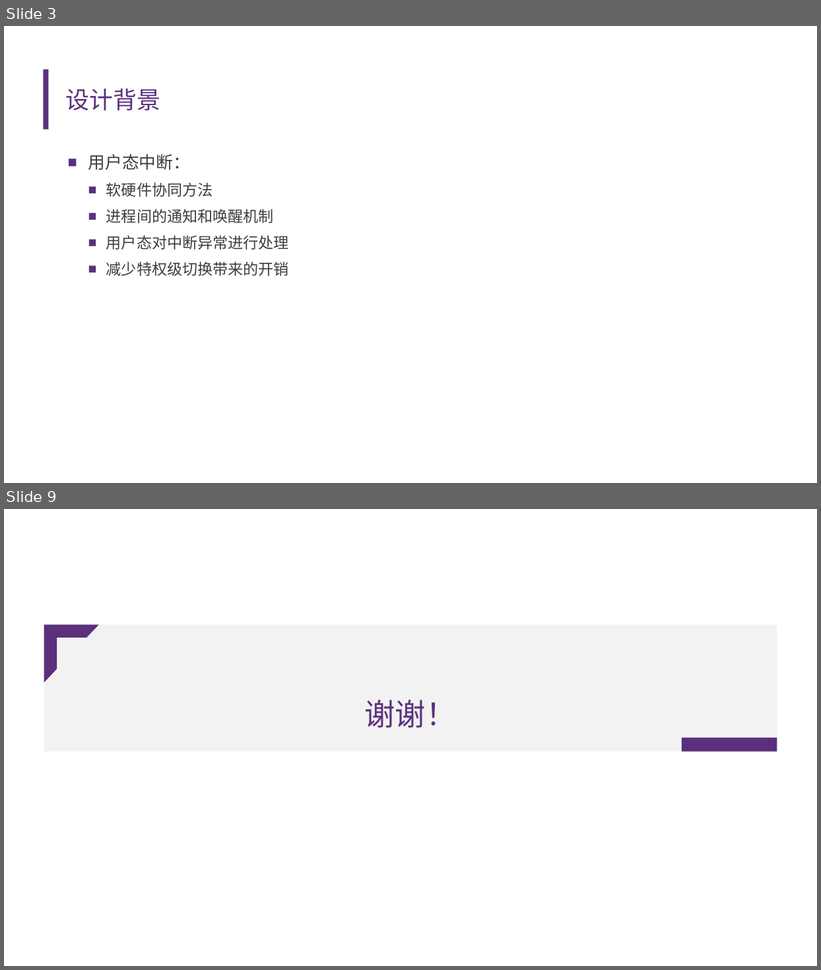
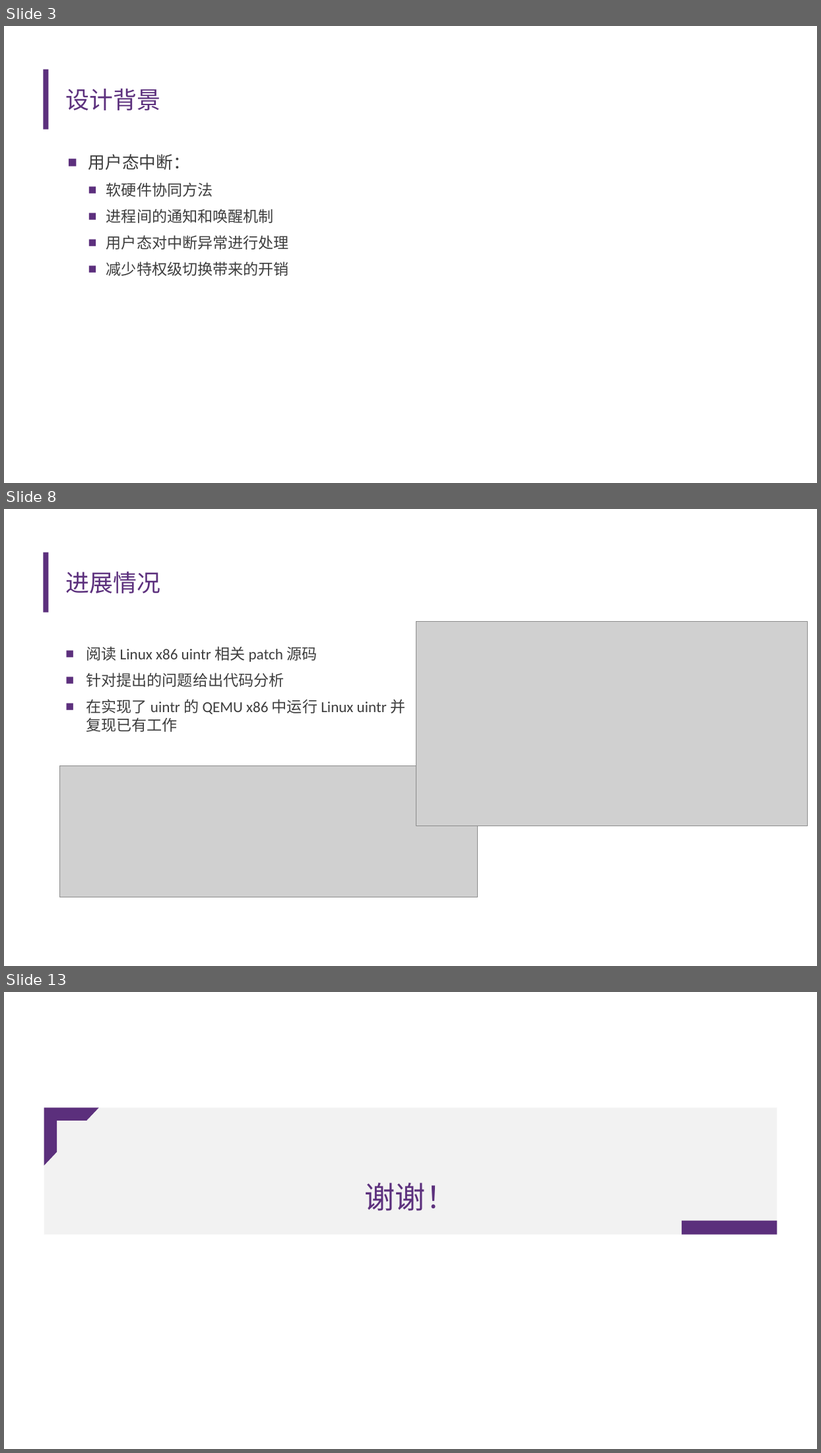
Before and after one commit to U-interrupt/uintr, a slide deck: doc/开题报告.pptx. Shown one above the other, each under a label of ours: slides 3 and 9 before the commit, slides 3, 8 and 13 after it; the slides between them are not shown. The pictures are 821x970 and 821x1453 pixels, drawn with LibreOffice and Linux fonts; fonts in the diff are those of the drawing; grey boxes stand for pictures; background and template pictures are left out. Boxes give left, top, right and bottom in pixels: in the first picture for what was removed or moved away, otherwise in the second. Text is boxed around its words. In the diff, an @@ line names an element or a change of style, - is before the commit and + after.

```diff
--- a/doc/开题报告.pptx
+++ b/doc/开题报告.pptx
@@ slide 8 added at <box>4,509,817,966</box>, background #FFFFFF; not listed: 1 template element that a slide beside it also shows @@
@@ title added at <box>66,572,161,593</box>, 28 pt, text #5C307D @@
+进展情况
@@ picture added at <box>416,622,808,826</box> @@
@@ text added at <box>86,646,405,732</box>, 18 pt, text #3D3D3D @@
+■ 阅读 Linux x86 uintr 相关 patch 源码
+■ 针对提出的问题给出代码分析
+■ 在实现了 uintr 的 QEMU x86 中运行 Linux uintr 并复现已有工作
@@ picture added at <box>59,766,478,898</box> @@
@@ what was slide 9 is now slide 13 @@
```
Also in this commit, not shown: 6 slides changed, 4 other slides added, 1 slide removed.
